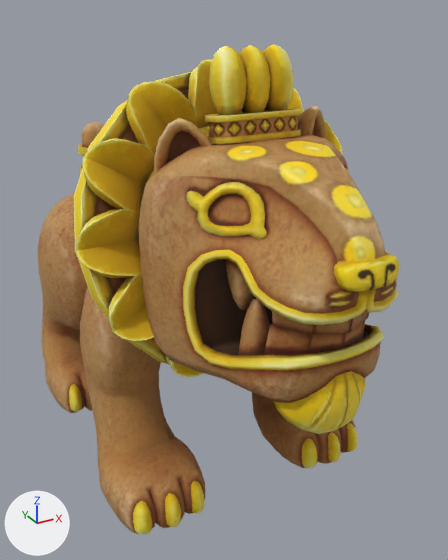
The glTF model public/models/Jaxi/Jaxi.glb, before and after one commit.
Rendered twice from a 50 mm camera at (-3.27, -7.34, 5.54) aimed at (0.39, -0.69, 2.21). Every picture has the same lights, and +X, +Y and +Z are marked at lower left. The older version comes first. Where no turn or scale is listed for an object, it has been applied to the vertices. Vertices at exactly the same position are counted once.

The first picture shows 'SphinxRide__BodyMT'.
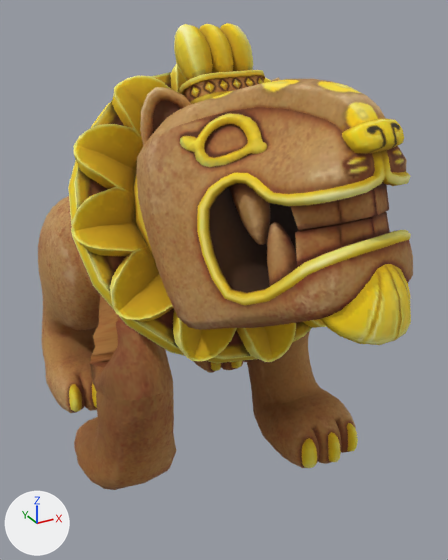
Edits to the bpy script that builds the scene:
```text
Change me_mesh:
    used by ob_sphinxride__bodymt; location = (0.0, 0.0, 0.0)
    remove me_mesh.from_pydata(...)  # 4815 vertices, 9384 faces; spans x -1.78..1.79, y -3.98..3.52, z -0.03..5.21
    add me_mesh.from_pydata(...)  # 4815 vertices, 9384 faces; spans x -1.89..1.79, y -3.92..3.54, z -0.03..5.38
    me_mesh part 1: the loose piece of 360 vertices spanning x -1.78..1.79, y -2.21..-0.99, z 1.61..5.02 is turned -16 degrees about the x axis through its middle, then moved by (0.0, 0.07, 0.19)
    me_mesh part 2: the loose piece of 20 vertices spanning x -0.56..0.56, y -3.61..-3.07, z 2.45..2.96 is multiplied about its middle by the matrix ((0.99, -0.129, -0.052), (0.139, 0.918, 0.371), (0.0, -0.375, 0.927)), then moved by (0.25, 0.01, 0.88)
    me_mesh part 3: the loose piece of 20 vertices spanning x -0.55..0.55, y -3.71..-3.17, z 2.93..3.3 is multiplied about its middle by the matrix ((0.99, -0.129, -0.052), (0.139, 0.918, 0.371), (0.0, -0.375, 0.927)), then moved by (0.25, 0.17, 0.89)
    me_mesh part 4: the loose piece of 122 vertices spanning x -1.73..1.73, y -2.03..-0.83, z 1.6..4.93 is turned -16 degrees about the x axis through its middle, then moved by (0.0, 0.05, 0.14)
    me_mesh part 5: the loose piece of 99 vertices spanning x -0.51..0.51, y -2.26..-1.77, z 4.31..4.62 is multiplied about its middle by the matrix ((0.99, -0.129, -0.052), (0.139, 0.918, 0.371), (0.0, -0.375, 0.927)), then moved by (-0.01, 0.55, 0.26)
    me_mesh part 6: the loose piece of 766 vertices spanning x -1.21..1.21, y -3.98..-1.4, z 1.83..4.59 is multiplied about its middle by the matrix ((0.99, -0.129, -0.052), (0.139, 0.918, 0.371), (0.0, -0.375, 0.927)), then moved by (0.14, 0.14, 0.6)
    me_mesh part 7: the loose piece of 142 vertices spanning x -0.44..0.44, y -2.13..-1.77, z 4.55..5.21 is multiplied about its middle by the matrix ((0.99, -0.129, -0.052), (0.139, 0.918, 0.371), (0.0, -0.375, 0.927)), then moved by (-0.04, 0.7, 0.2)
    me_mesh part 8: the loose piece of 33 vertices spanning x -0.67..-0.32, y -3.11..-2.74, z 2.41..3.07 is multiplied about its middle by the matrix ((0.99, -0.129, -0.052), (0.139, 0.918, 0.371), (0.0, -0.375, 0.927)), then moved by (0.2, -0.08, 0.72)
    me_mesh part 9: the loose piece of 42 vertices spanning x -0.73..-0.34, y -2.92..-2.54, z 2.88..3.73 is multiplied about its middle by the matrix ((0.99, -0.129, -0.052), (0.139, 0.918, 0.371), (0.0, -0.375, 0.927)), then moved by (0.15, 0.11, 0.61)
    me_mesh part 10: the loose piece of 107 vertices spanning x -0.93..-0.43, y -3.05..-2.37, z 3.66..4.12 is multiplied about its middle by the matrix ((0.99, -0.129, -0.052), (0.139, 0.918, 0.371), (0.0, -0.375, 0.927)), then moved by (0.12, 0.3, 0.56)
    me_mesh part 11: 634 of 4815 vertices moved; they spanned x -1.74..0.72, y -2.38..0.24, z -0.03..3.77 and now span x -1.89..0.72, y -2.13..0.22, z 0.01..3.77; mean shift (-0.1, 0.43, 0.13); largest move (-0.8, -2.31, 0.21) -> (-1.65, -0.46, 0.19)
    me_mesh part 12: 186 of the vertices in x -0.33..0.33, y 2.12..3.52, z 1.74..3.75 are turned -15 degrees about the x axis through their middle, then moved by (0.0, -0.12, -0.22)
    other edits to the shape of me_mesh do not show in these pictures
```

Changed parts and their boxes [x1, y1, x2, y2] in the pictures (448 x 560 px; the box of a moved part takes in the faces that stretch with it):
'SphinxRide__BodyMT', reshaped: before [38, 44, 399, 535]; after [38, 23, 413, 490]
part 1 of me_mesh, moved or reshaped: before [75, 59, 342, 377]; after [71, 64, 327, 362]
part 2 of me_mesh, moved or reshaped: before [264, 321, 365, 356]; after [295, 212, 390, 267]
part 3 of me_mesh, moved or reshaped: before [272, 311, 369, 334]; after [291, 183, 389, 230]
part 4 of me_mesh, moved or reshaped (mostly hidden): before [74, 72, 305, 364]; after [68, 72, 312, 363]
part 5 of me_mesh, moved or reshaped: before [205, 109, 301, 144]; after [179, 70, 265, 104]
part 6 of me_mesh, moved or reshaped: before [139, 106, 399, 434]; after [137, 77, 413, 345]
part 7 of me_mesh, moved or reshaped: before [209, 44, 294, 115]; after [174, 23, 253, 81]
part 8 of me_mesh, moved or reshaped: before [238, 298, 270, 355]; after [267, 222, 297, 286]
part 9 of me_mesh, moved or reshaped: before [225, 259, 253, 310]; after [229, 183, 270, 245]
part 10 of me_mesh, moved or reshaped: before [186, 182, 267, 239]; after [180, 113, 267, 167]
part 11 of me_mesh, moved or reshaped: before [73, 262, 205, 535]; after [73, 262, 176, 490]
part 12 of me_mesh, moved or reshaped (not visible afterwards): before [78, 122, 104, 174]
